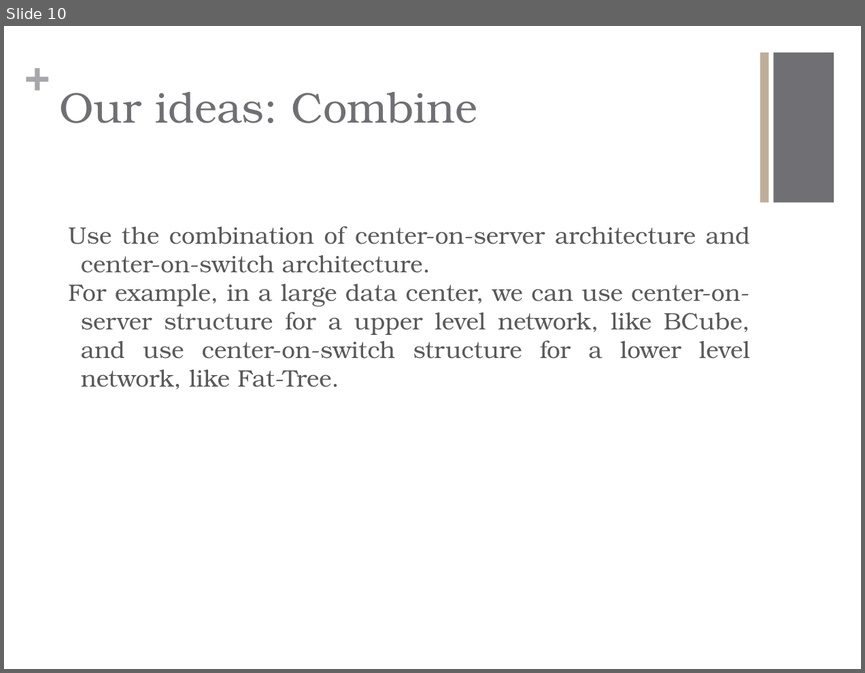
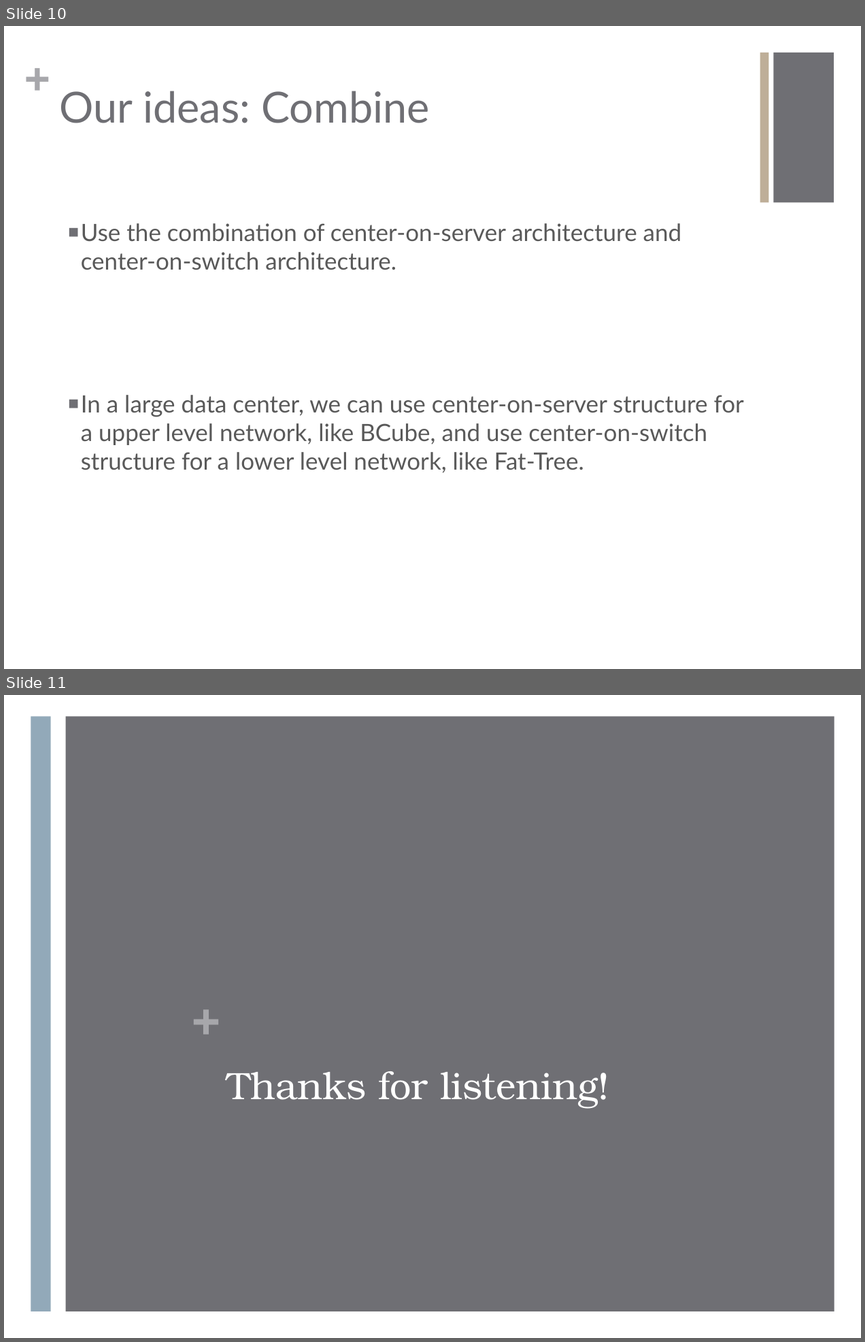
Before and after one commit to Fu-Yilei/Scalable-data-center-simulation, a slide deck: Presentation/presentation.pptx. Shown one above the other, each under a label of ours: slide 10 before the commit, slides 10 and 11 after it. The pictures are 865x673 and 865x1342 pixels, drawn with LibreOffice and Linux fonts; fonts in the diff are those of the drawing. Boxes give left, top, right and bottom in pixels: in the first picture for what was removed or moved away, otherwise in the second. Text is boxed around its words. In the diff, an @@ line names an element or a change of style, - is before the commit and + after.

```diff
--- a/Presentation/presentation.pptx
+++ b/Presentation/presentation.pptx
@@ slide 11 added at (x1=4, y1=695, x2=861, y2=1338), background #FFFFFF @@
@@ rectangle added at (x1=31, y1=717, x2=50, y2=1311), fill #92A9B9 @@
@@ rectangle added at (x1=66, y1=717, x2=834, y2=1311), fill #6F6F74 @@
@@ text added at (x1=192, y1=986, x2=216, y2=1044), 40 pt, text #A7A7AB, bold @@
++
@@ title added at (x1=227, y1=1071, x2=609, y2=1108), 32 pt, text #FFFFFF @@
+Thanks for listening!
@@ slide 10 changed as well @@
@@ title "Our ideas: Combine" at (x1=59, y1=91, x2=430, y2=123): font TeX Gyre Bonum to Lato @@
@@ text at (x1=81, y1=223, x2=682, y2=270): font TeX Gyre Bonum to Lato in "Use the combination of center-on-server architecture and ..."; alignment justified to left; bullet none to ■ @@
@@ text at (x1=81, y1=395, x2=744, y2=473): text changed; font TeX Gyre Bonum to Lato @@
-For example, in a large data center, we can use center-on-server structure for a upper level network, like BCube, and use center-on-switch structure for a lower level network, like Fat-Tree.
+■ In a large data center, we can use center-on-server structure for a upper level network, like BCube, and use center-on-switch structure for a lower level network, like Fat-Tree.
```
Also in this commit, not shown: 9 other slides changed, 8 other files.
